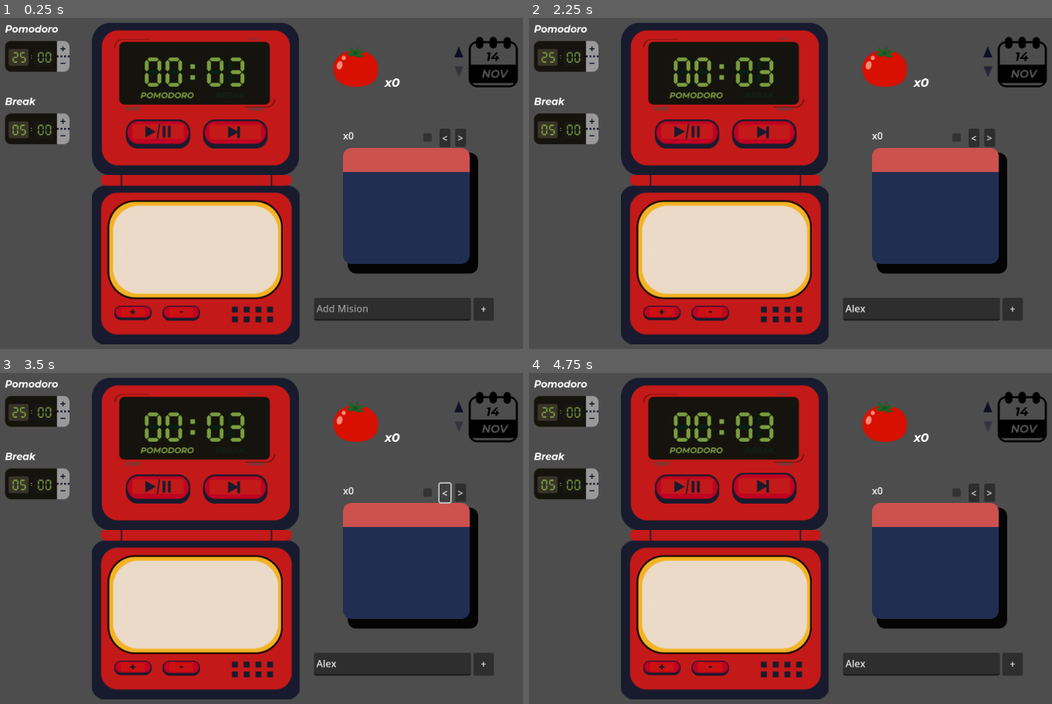
Above: before the commit, frames 1-4 (two rows, left to right).
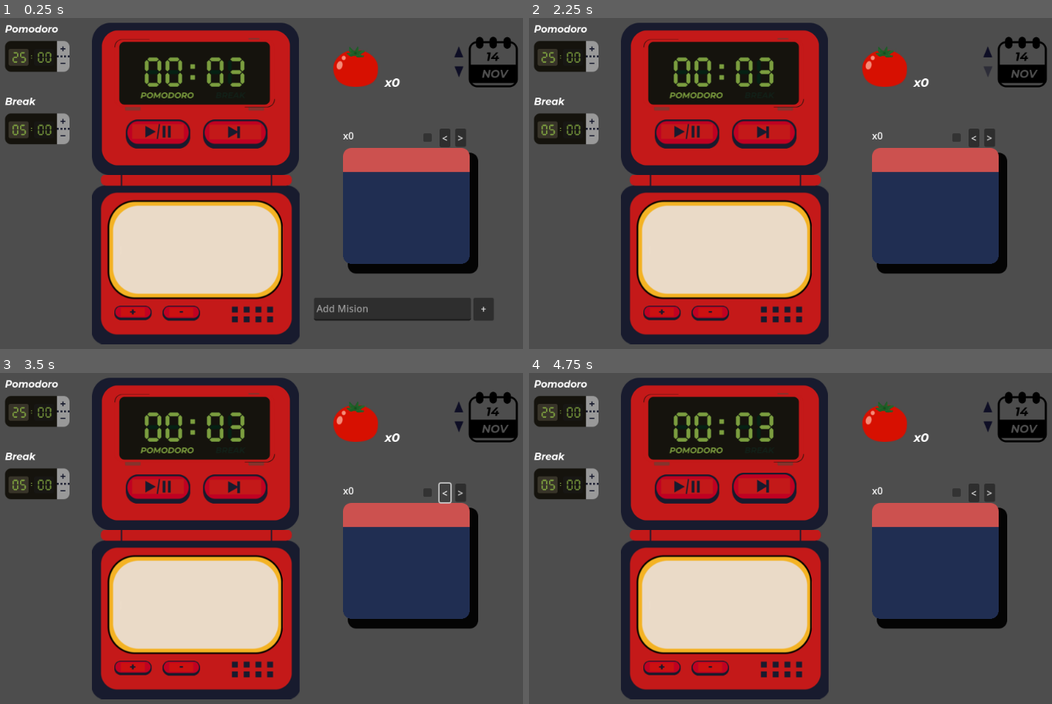
Above: after the commit, the same moments.

Repository: JesusRoberto64/PomoTempo-app
Game: Godot game, scene res://Escenas/Screens/main_screen.tscn
Two runs of this game, one before a commit and one after it. Both use one fixed random seed, a clock stepped at 60 frames per second and the inputs below. The engine's default icon, where the game draws it, is replaced by a stand-in: a white triangle on a blue panel in a dark square.
Inputs (mouse positions are in pixels of both pictures, inside the frame that each line leads up to):
- Up to frame 1 (0.25 s): no input
- Up to frame 2 (2.25 s): click (921, 309) at 0.52 s; type "Alex" at 0.6 s; click (989, 51) at 1.25 s; click (989, 70) at 2 s
- Up to frame 3 (3.5 s): click "<" at 2.75 s
- Up to frame 4 (4.75 s): click (764, 488) at 3.5 s; click (764, 488) at 4.25 s

The runs differ from the first frame. In frame 1, less than 0.1% of the frame differs, in the area x 87-89%, y 14-18%; in frame 2, 2.3%; in frame 3, 2.3%, in the area x 60-95%, y 14-92%; in frame 4, 2.3%.
Error after the commit: Invalid access to property or key 'year' on a base object of type 'Nil'. (res://Logica/DateArithmethics.gd:14)

Commit message:
Needs to fetch the panel pomodoro data

Diff:
--- /dev/null
+++ b/godot-frtn/Escenas/Protocols/date_controller.tscn
@@ -0,0 +1,6 @@
+[gd_scene load_steps=2 format=3 uid="uid://cr5qmqsvsp2fo"]
+
+[ext_resource type="Script" path="res://Logica/date_controller.gd" id="1_d6wta"]
+
+[node name="DateController" type="Node"]
+script = ExtResource("1_d6wta")
--- /dev/null
+++ b/godot-frtn/Escenas/Protocols/state_controller.tscn
@@ -0,0 +1,6 @@
+[gd_scene load_steps=2 format=3 uid="uid://c6mmrlhvou3w8"]
+
+[ext_resource type="Script" path="res://Logica/state_controller.gd" id="1_r75x1"]
+
+[node name="StateController" type="Node2D"]
+script = ExtResource("1_r75x1")
--- a/godot-frtn/Escenas/Screens/main_screen.tscn
+++ b/godot-frtn/Escenas/Screens/main_screen.tscn
@@ -1,9 +1,10 @@
-[gd_scene load_steps=10 format=3 uid="uid://qhkh5cl0ia86"]
+[gd_scene load_steps=11 format=3 uid="uid://qhkh5cl0ia86"]
 
 [ext_resource type="Script" path="res://Logica/main_screen.gd" id="1_45agk"]
 [ext_resource type="PackedScene" uid="uid://c6gk38tdoocjh" path="res://Escenas/Display/pomodoro.tscn" id="1_wi186"]
 [ext_resource type="PackedScene" uid="uid://da540mfpl0xwf" path="res://Escenas/Display/fecha_display.tscn" id="2_hmeib"]
 [ext_resource type="PackedScene" uid="uid://dvwd1g1p04v7" path="res://Escenas/Display/alarm.tscn" id="2_jbx1w"]
+[ext_resource type="PackedScene" uid="uid://cr5qmqsvsp2fo" path="res://Escenas/Protocols/date_controller.tscn" id="3_2ujs4"]
 [ext_resource type="PackedScene" uid="uid://djavrnimm0hwa" path="res://Escenas/Display/mision_mini_panel.tscn" id="4_on8gy"]
 [ext_resource type="PackedScene" uid="uid://bwjitqx3ash3u" path="res://Escenas/Display/add_mision.tscn" id="5_er0ne"]
 [ext_resource type="Script" path="res://Logica/dummie_response.gd" id="6_p75cs"]
@@ -12,6 +13,8 @@
 
 [node name="MainScreen" type="Node2D"]
 script = ExtResource("1_45agk")
+
+[node name="DateController" parent="." instance=ExtResource("3_2ujs4")]
 
 [node name="Fecha_Display" parent="." instance=ExtResource("2_hmeib")]
 position = Vector2(560, 31)
--- a/godot-frtn/Logica/DataBaseModels/Misiones.gd
+++ b/godot-frtn/Logica/DataBaseModels/Misiones.gd
@@ -1,8 +1,9 @@
 extends Node
-#Registro de las misiones seleccionadas estas se pueden borrar
+#Registro de las misiones seleccionadas estas se pueden borrar y agregar
+# Tiene que conservar su id como propiedad
 var register = {
-	0: "Misión 1",
-	1: "Misión 2",
-	2: "Misión 3",
-	3: "PomoTempo",
+	0: {"nombre": "Misión 1", "id" : 0},
+	1: {"nombre": "Misión2", "id" : 1},
+	2: {"nombre": "Misión 3", "id" : 2},
+	3: {"nombre": "PomoTempo", "id" : 3},
 }
--- a/godot-frtn/Logica/DataBaseModels/RegistroMision.gd
+++ b/godot-frtn/Logica/DataBaseModels/RegistroMision.gd
@@ -1,6 +1,8 @@
 extends Node
 #Registro de misiones con pomodoro, esta no se puede borrar a menos de que
 # no exista pomodoro y no allá del mismo nombre en la tabla de misiones
+#Primero se registra aquí una mision luego se copia a la tabla de misiones
+# para que corresponda siempre las ids
 var register = {
 	0: { "mision": "Misión 1", "pomodoro": 0 },
 	1: { "mision": "Misión 2", "pomodoro": 0 },
--- a/godot-frtn/Logica/DataBaseModels/fechas_mision_registro.gd
+++ b/godot-frtn/Logica/DataBaseModels/fechas_mision_registro.gd
@@ -1,6 +1,6 @@
 extends Node
-#Fechas id(int) : {idMisiones(Array) : pomdotos(in), etc... }
-# Im serching to register pomodotos per mision per date(fecha)
+#Fechas id(int) : {idMisiones(Array) : pomodoros(in), ... }
+# Im serching to register pomodoros per mision per date(fecha)
 var register = {
 	0 : { 0:2, 1:3 },
 	1 : { 2:4 },
--- a/godot-frtn/Logica/DateArithmethics.gd
+++ b/godot-frtn/Logica/DateArithmethics.gd
@@ -1,20 +1,28 @@
 extends Node
+class_name ArithmeticsDate
 
-func add_days(date_dict, days_to_add):
+func is_Leap_Year(year: int) -> bool:
+	return year % 4 == 0 and (year % 100 != 0 or year % 400 == 0)
+
+func get_Days_In_Month(year: int, month: int)-> int:
+	var daysInMonth = [31, 28, 31, 30, 31, 30, 31, 31, 30, 31, 30, 31]
+	if month == 2 and is_Leap_Year(year):
+		return 29
+	return daysInMonth[month - 1]
+
+func add_days(date_dict, days_to_add)-> Dictionary:
 	var year = date_dict.year
 	var month = date_dict.month
 	var day = date_dict.day
 
-	# Arr Días por mes
-	var days_in_month = [31, (28 + int(year % 4 == 0 and (year % 100 != 0 or year % 400 == 0))), 31, 30, 31, 30, 31, 31, 30, 31, 30, 31]
-
+	#Determin the direction add or subtract, base on number's sign
 	var s = sign(days_to_add)
 	days_to_add = abs(days_to_add)
 
 	if s > 0:
 		while days_to_add > 0:
 			day += 1
-			if day > days_in_month[month-1]:
+			if day > get_Days_In_Month(year, month):
 				month += 1
 				if month > 12:
 					month = 1
@@ -29,7 +37,7 @@
 				if month < 1:
 					month = 12
 					year -= 1
-				day = days_in_month[month-1]
+				day = get_Days_In_Month(year, month)
 			days_to_add -= 1
 
 	return {"year": year, "month": month, "day": day}
--- /dev/null
+++ b/godot-frtn/Logica/date_controller.gd
@@ -0,0 +1,21 @@
+extends ArithmeticsDate
+#DATE CONTROLLER FORMAT
+
+#Format Date is "YEAR-Month-Day" in integers Ex. 2024-01-01
+#format_date is use to convert Time dictionary same as the Database format
+func format_Date(year: int, month: int, day: int) -> String:
+	return "%d-%02d-%02d" % [year, month, day]
+
+func get_Today_String() -> String:
+	var t = Time.get_date_dict_from_system()
+	return format_Date(t.year, t.month, t.day)
+
+func adjust_Days(date: String, days: int) -> String:
+	var adjustedDate = add_days(date, days)
+	return format_Date(adjustedDate.year, adjustedDate.month, adjustedDate.day)
+
+func get_Day_Before(_formatDate)-> String:
+	return adjust_Days(_formatDate, -1)
+
+func get_Next_Day(_formatDate)-> String:
+	return adjust_Days(_formatDate, 1)
--- a/godot-frtn/Logica/fecha_display.gd
+++ b/godot-frtn/Logica/fecha_display.gd
@@ -20,15 +20,16 @@
 
 
 func _ready():
-	var t = Time.get_date_dict_from_system()
-	today = {"year": t.year, "month": t.month, "day": t.day}
-	currentDay = today
-	forwardBtn.disabled = true
+	#var t = Time.get_date_dict_from_system()
+	#today = {"year": t.year, "month": t.month, "day": t.day}
+	#currentDay = today
+	#forwardBtn.disabled = true
 	#Format Date is "YEAR-Month-Day" in integers Ex. 2024-01-01
 	#parse_date is use to convert Time dictionary same as the Database format
 	#format_date is use to draw in the UI as calendar returning strings
 	#process_Date(today)
-	call_deferred("process_Date", today)
+	#call_deferred("process_Date", today)
+	pass
 
 func process_Date(_curDate):
 	var formated_Date = format_Date(_curDate)
--- a/godot-frtn/Logica/main_screen.gd
+++ b/godot-frtn/Logica/main_screen.gd
@@ -1,4 +1,4 @@
-extends Node2D
+extends StateController
 
 @onready var Pomodoro = $Pomodoro
 @onready var Alarm = $Alarm
@@ -10,6 +10,9 @@
 
 #Clients
 @onready var client = $ParsedClient
+
+#STATESCONTROLLER
+@onready var dateControlller = $DateController
 
 func _ready():
 	Pomodoro.pomodoro_alarm.connect(PanelMision.add_Pomodoro)
@@ -28,6 +31,10 @@
 
 	timerSeterPomo.set_Timer.connect(Pomodoro.set_Pomodoro_Timer)
 	timerSeterBreak.set_Timer.connect(Pomodoro.set_Break_Timer)
+	get_Today_String(dateControlller)
+	set_Date_Display(DateDisplay)
+	#print(today)
+
 
 func no_Record():
 	PanelMision.reset_Panel()
--- /dev/null
+++ b/godot-frtn/Logica/state_controller.gd
@@ -0,0 +1,19 @@
+extends Node2D
+class_name StateController
+
+enum STATE {INIT, DISPLAYREFRESH, GETDATE}
+var curState = STATE.INIT
+
+var today
+var currentDay
+# iniciar la data del día en call_deffer
+
+func get_Today_String(_dateController: Node):
+	today = _dateController.get_Today_String()
+
+func set_Date_Display(_dateDisplay):
+	_dateDisplay.parse_Date(today)
+
+func set_Panel_Misions(_panelMision):
+
+	pass
